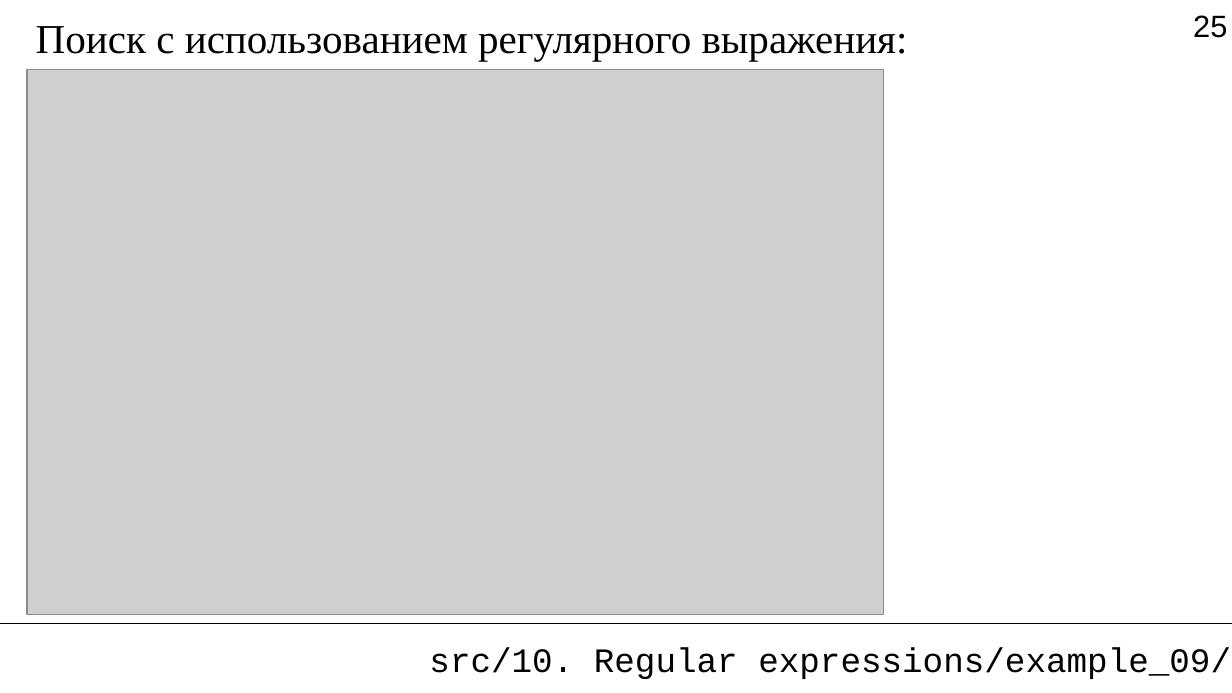
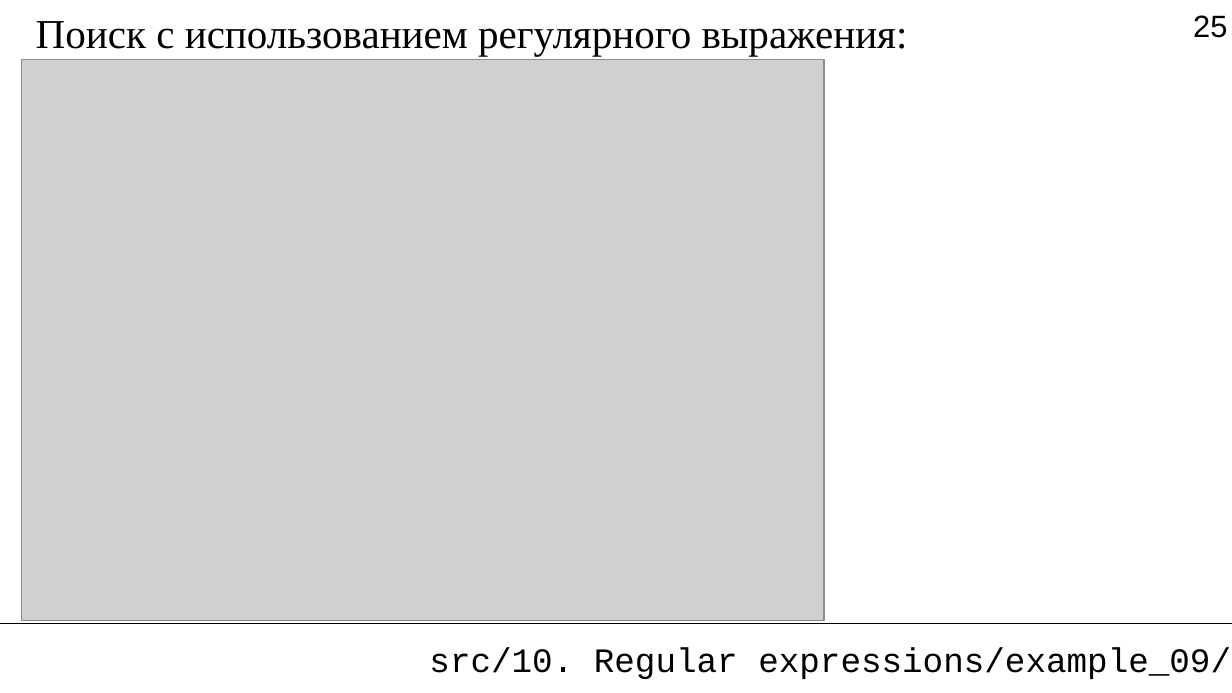
Before and after one commit to Jenyay/python-lectures, a slide deck: slide 25 of presentations/10. Regular expressions.odp. Drawn at 1232x693 pixels with LibreOffice and Linux fonts; fonts in the diff are those of the drawing; grey boxes stand for pictures. Boxes give left, top, right and bottom in pixels: in the first picture for what was removed or moved away, otherwise in the second. Text is boxed around its words. In the diff, an @@ line names an element or a change of style, - is before the commit and + after.

Commit message:
Обновление примера про использование регулярных выражений

```diff
--- a/presentations/10. Regular expressions.odp
+++ b/presentations/10. Regular expressions.odp
@@ text "Поиск с использованием регулярного выражения:" moved from (x1=36, y1=26, x2=908, y2=61) to (x1=36, y1=21, x2=908, y2=56) @@
@@ picture resized from (x1=27, y1=70, x2=883, y2=615) to (x1=21, y1=59, x2=824, y2=620) @@
```
Also in this commit, not shown: 2 other files.
